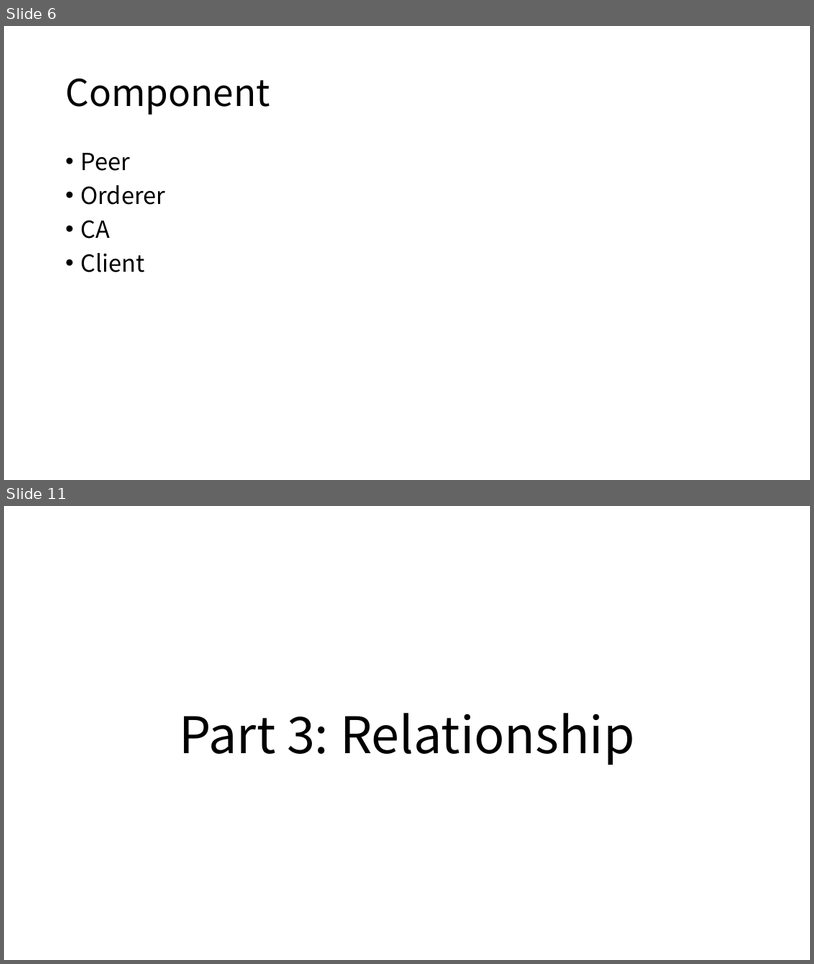
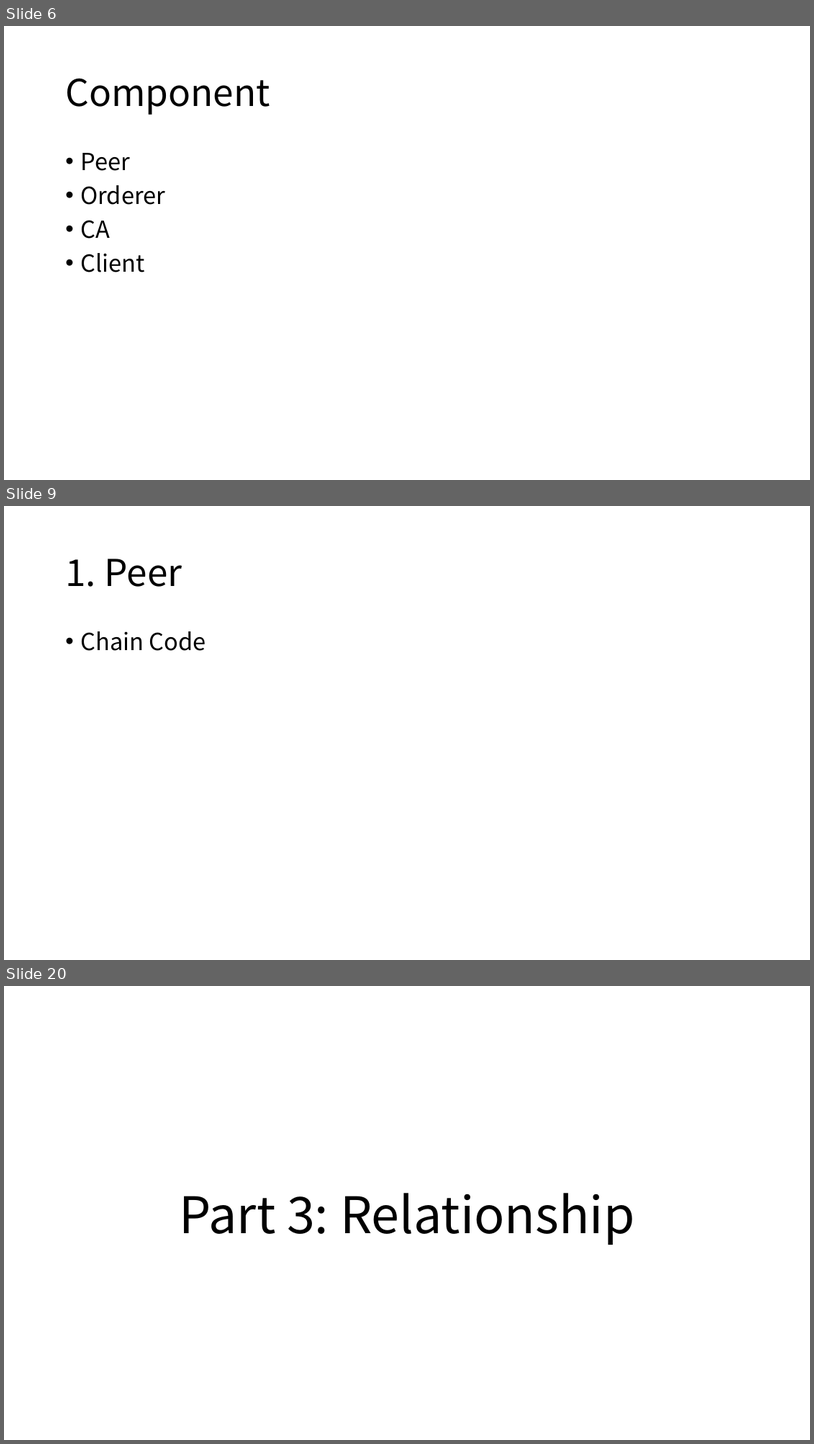
Before and after one commit to freekatz/Blockchain-Notes, a slide deck: fabric notes/【2020.12.26】Fabric Network Runtime Architecture.pptx. Shown one above the other, each under a label of ours: slides 6 and 11 before the commit, slides 6, 9 and 20 after it; the slides between them are not shown. The pictures are 814x964 and 814x1444 pixels, drawn with LibreOffice and Linux fonts; fonts in the diff are those of the drawing. Boxes give left, top, right and bottom in pixels: in the first picture for what was removed or moved away, otherwise in the second. Text is boxed around its words. In the diff, an @@ line names an element or a change of style, - is before the commit and + after.

```diff
--- a/fabric notes/【2020.12.26】Fabric Network Runtime Architecture.pptx
+++ b/fabric notes/【2020.12.26】Fabric Network Runtime Architecture.pptx
@@ slide 9 added at [4,506,810,960], background #FFFFFF @@
@@ title added at [65,559,183,587], 44 pt, text #000000 @@
+1. Peer
@@ text added at [80,631,206,651], 28 pt, text #000000 @@
+• Chain Code
@@ what was slide 11 is now slide 20 @@
```
Also in this commit, not shown: 4 slides changed, 8 other slides added, 4 other files.
